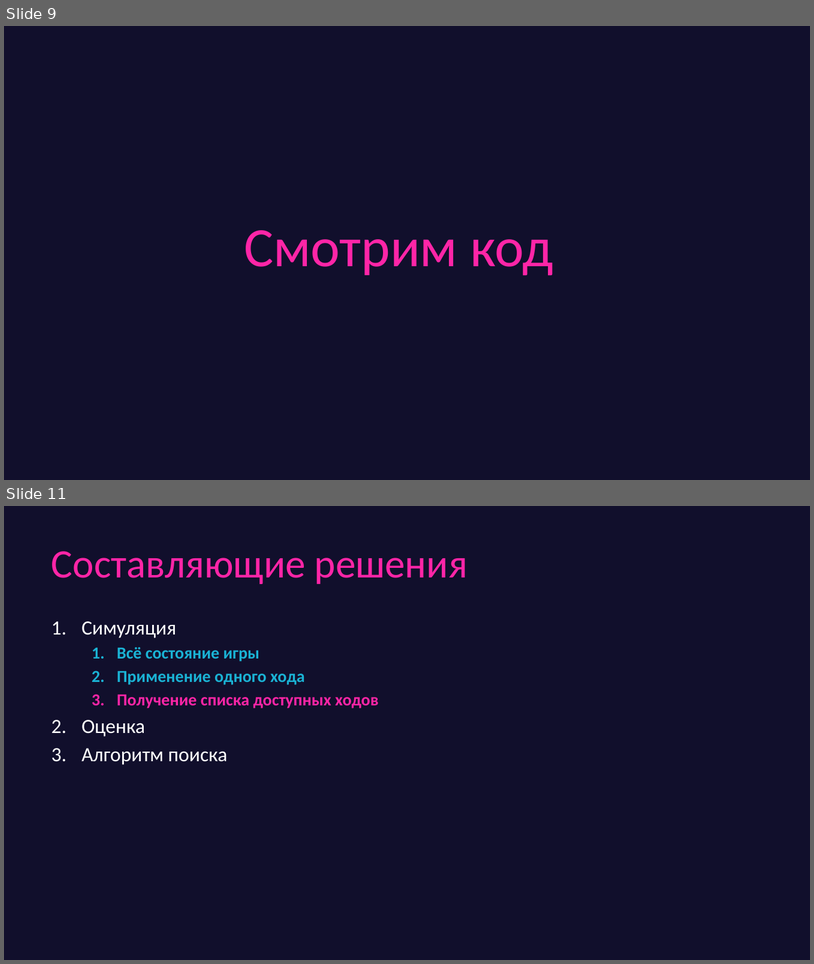
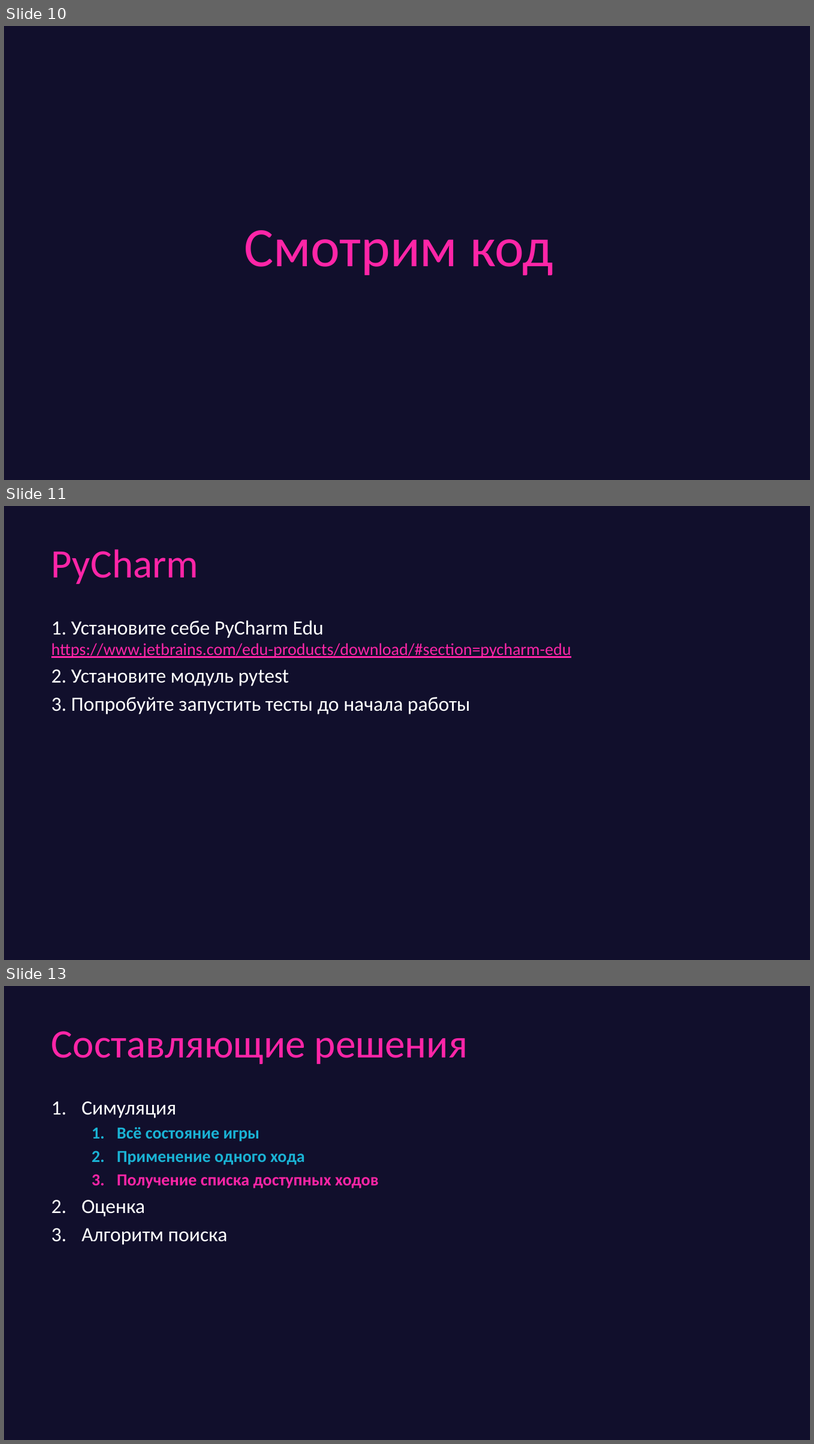
Before and after one commit to game-ai-course/game-ai-school, a slide deck: slides/online_4dx1.5h/day2-greedy.pptx. Shown one above the other, each under a label of ours: slides 9 and 11 before the commit, slides 10, 11 and 13 after it; the slides between them are not shown. The pictures are 814x964 and 814x1444 pixels, drawn with LibreOffice and Linux fonts; fonts in the diff are those of the drawing. Boxes give left, top, right and bottom in pixels: in the first picture for what was removed or moved away, otherwise in the second. Text is boxed around its words. In the diff, an @@ line names an element or a change of style, - is before the commit and + after.

```diff
--- a/slides/online_4dx1.5h/day2-greedy.pptx
+++ b/slides/online_4dx1.5h/day2-greedy.pptx
@@ slide 11 added at [4,506,810,960], background #110F2C @@
@@ title added at [51,549,199,584], 48 pt, text #FE25A7 @@
+PyCharm
@@ text added at [51,620,572,714], 24 pt, text #FFFFFF @@
+1. Установите себе PyCharm Edu
+https://www.jetbrains.com/edu-products/download/#section=pycharm-edu
+2. Установите модуль pytest
+3. Попробуйте запустить тесты до начала работы
@@ what was slide 9 is now slide 10 @@
@@ what was slide 11 is now slide 13 @@
```
Also in this commit, not shown: 9 slides changed, 4 other slides added, 1 slide removed, 1 other file.
